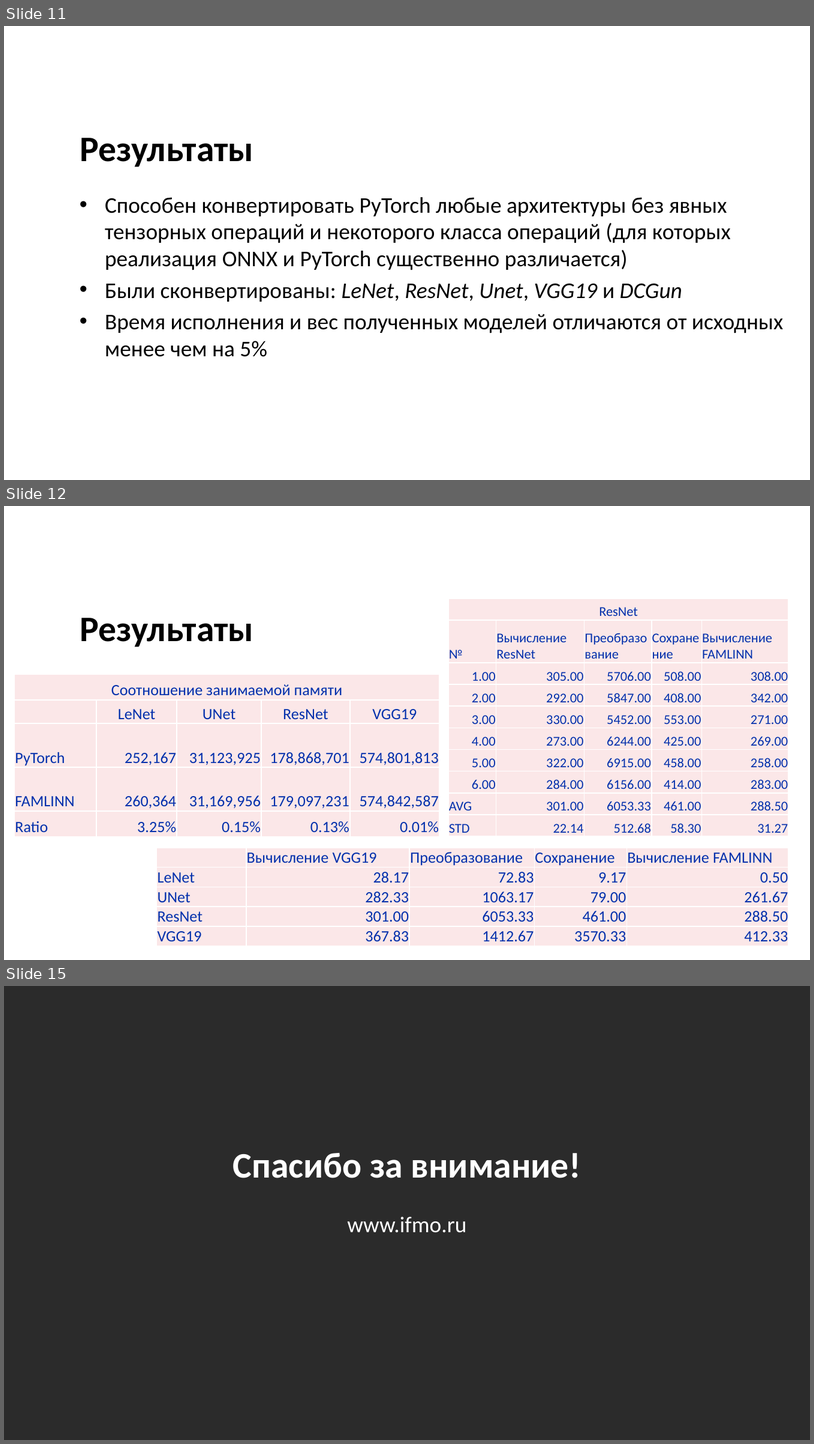
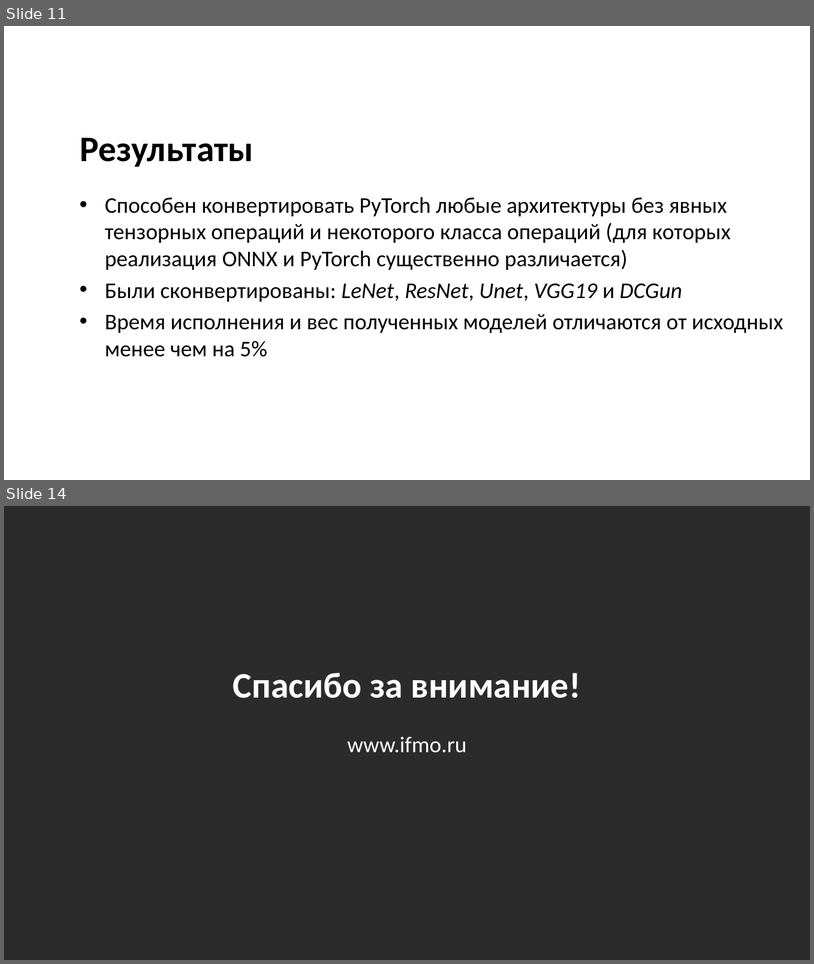
Before and after one commit to IvanMaslov/famlinn, a slide deck: docs/MaslovIvan-first-prethesis.pptx. Shown one above the other, each under a label of ours: slides 11, 12 and 15 before the commit, slides 11 and 14 after it; the slides between them are not shown. The pictures are 814x1444 and 814x964 pixels, drawn with LibreOffice and Linux fonts; fonts in the diff are those of the drawing; background and template pictures are left out; a plain dark background stands for a picture behind light text. Boxes give left, top, right and bottom in pixels: in the first picture for what was removed or moved away, otherwise in the second. Text is boxed around its words. In the diff, an @@ line names an element or a change of style, - is before the commit and + after.

```diff
--- a/docs/MaslovIvan-first-prethesis.pptx
+++ b/docs/MaslovIvan-first-prethesis.pptx
@@ slide 12 removed at box(4, 506, 810, 960), background picture (left out) @@
@@ table removed at box(449, 598, 789, 836), 10 rows, 5 columns @@
-ResNet |  |  |  | 
-№ | Вычисление ResNet | Преобразование | Сохранение | Вычисление FAMLINN
-1.00 | 305.00 | 5706.00 | 508.00 | 308.00
-2.00 | 292.00 | 5847.00 | 408.00 | 342.00
-3.00 | 330.00 | 5452.00 | 553.00 | 271.00
-4.00 | 273.00 | 6244.00 | 425.00 | 269.00
-5.00 | 322.00 | 6915.00 | 458.00 | 258.00
-6.00 | 284.00 | 6156.00 | 414.00 | 283.00
-AVG | 301.00 | 6053.33 | 461.00 | 288.50
-STD | 22.14 | 512.68 | 58.30 | 31.27
@@ title removed at box(80, 618, 254, 647) @@
-Результаты
@@ table removed at box(14, 674, 440, 836), 5 rows, 5 columns @@
-Соотношение занимаемой памяти |  |  |  | 
- | LeNet | UNet | ResNet | VGG19
-PyTorch | 252,167 | 31,123,925 | 178,868,701 | 574,801,813
-FAMLINN | 260,364 | 31,169,956 | 179,097,231 | 574,842,587
-Ratio | 3.25% | 0.15% | 0.13% | 0.01%
@@ table removed at box(156, 847, 789, 944), 5 rows, 5 columns @@
- | Вычисление VGG19 | Преобразование | Сохранение | Вычисление FAMLINN
-LeNet | 28.17 | 72.83 | 9.17 | 0.50
-UNet | 282.33 | 1063.17 | 79.00 | 261.67
-ResNet | 301.00 | 6053.33 | 461.00 | 288.50
-VGG19 | 367.83 | 1412.67 | 3570.33 | 412.33
@@ what was slide 15 is now slide 14 @@
```
Also in this commit, not shown: 1 slide changed, 3 slides added, 3 other slides removed, 3 other files.
